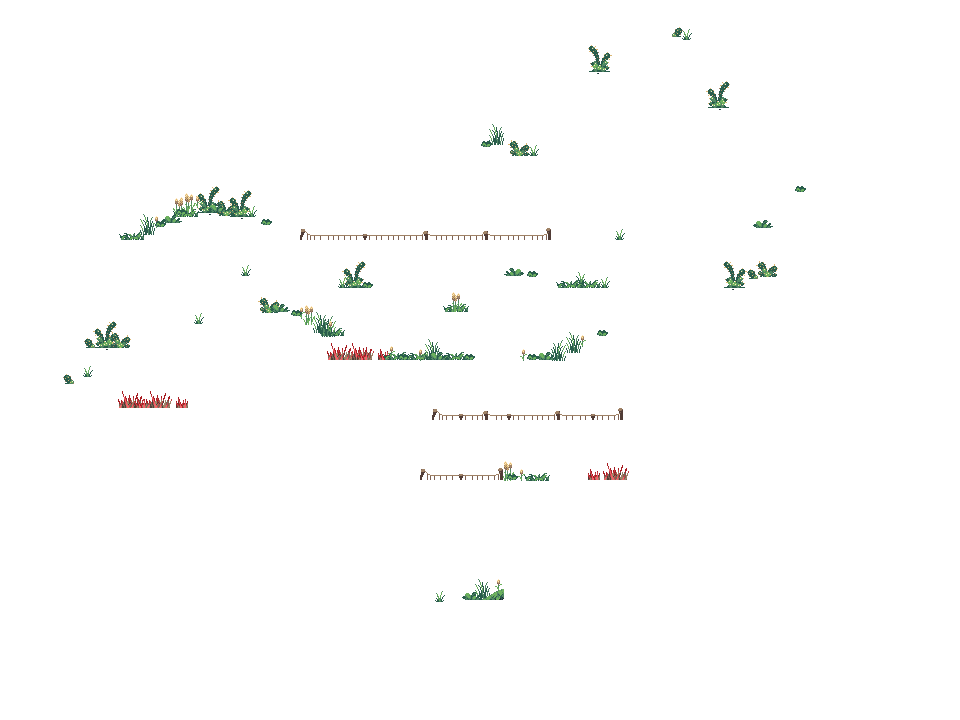
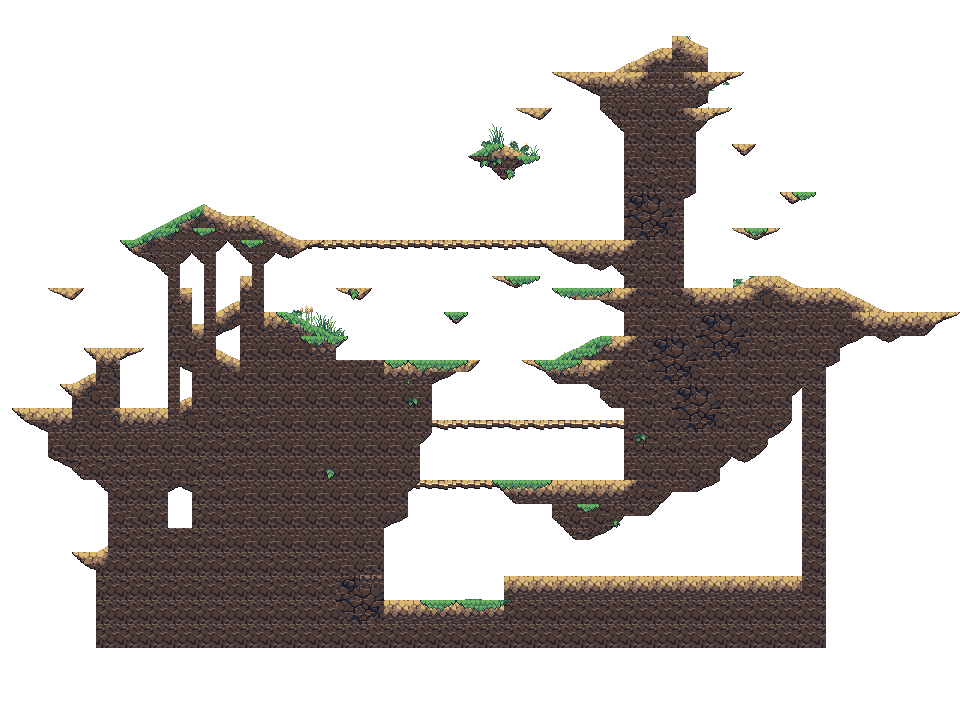
Before/after of a 960x720 layered artwork. What changed in the layer stack:
showed "Layer", painted on it over (12, 36, 960, 648)
hid "scenery1.png" over (63, 27, 806, 602)
